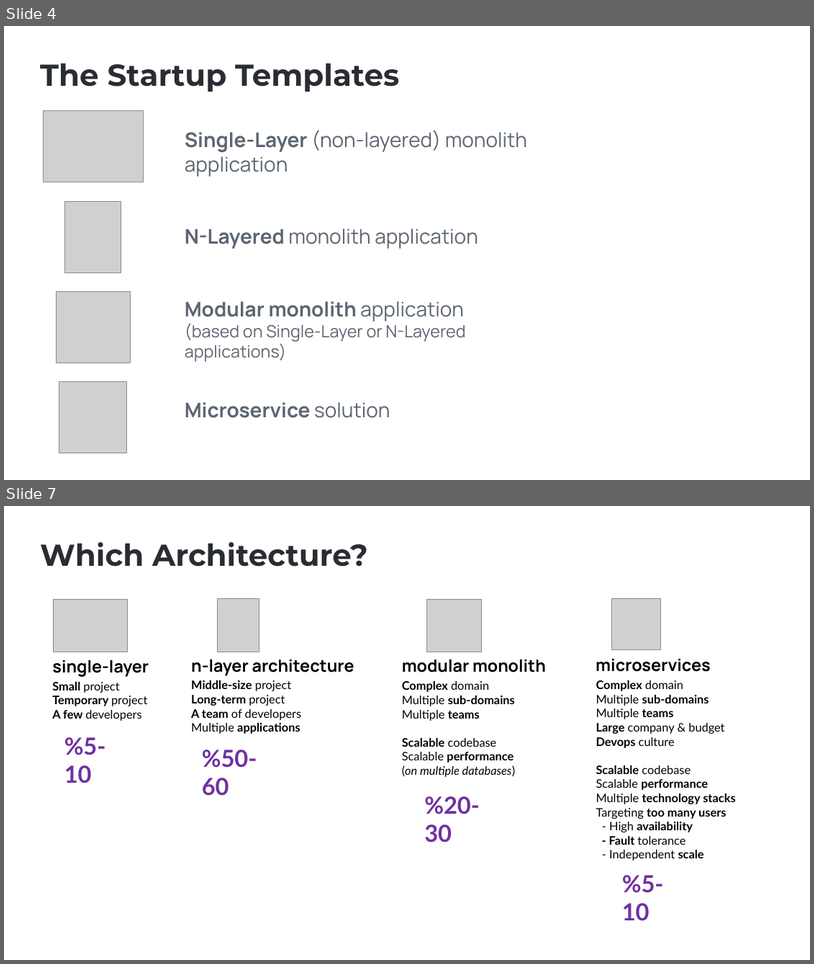
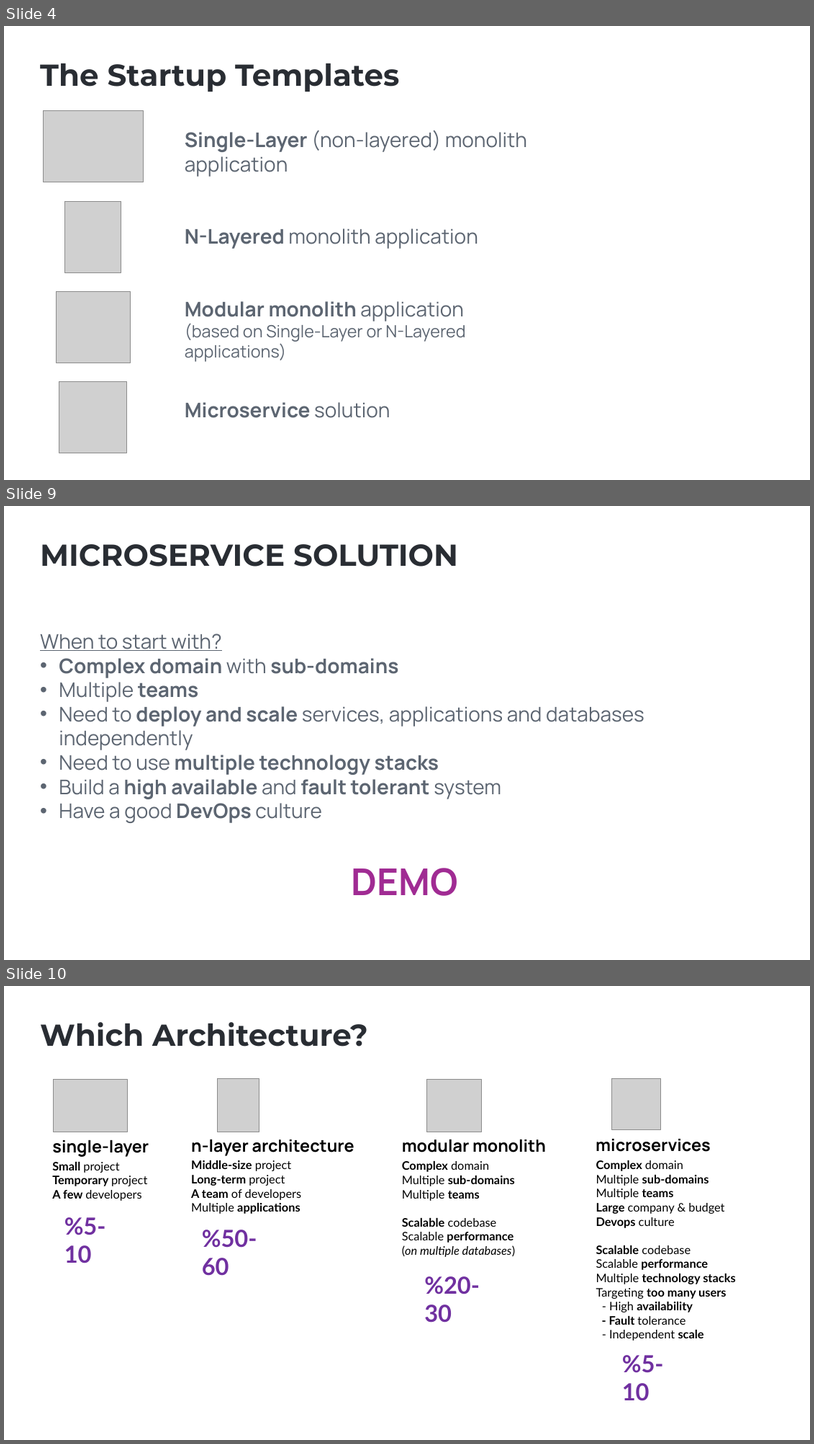
Before and after one commit to hikalkan/presentations, a slide deck: 2025-01-09 ABP Community Talks 2025.1/Which Architecture.pptx. Shown one above the other, each under a label of ours: slides 4 and 7 before the commit, slides 4, 9 and 10 after it; the slides between them are not shown. The pictures are 814x964 and 814x1444 pixels, drawn with LibreOffice and Linux fonts; fonts in the diff are those of the drawing; grey boxes stand for pictures; background and template pictures are left out. Boxes give left, top, right and bottom in pixels: in the first picture for what was removed or moved away, otherwise in the second. Text is boxed around its words. In the diff, an @@ line names an element or a change of style, - is before the commit and + after.

```diff
--- a/2025-01-09 ABP Community Talks 2025.1/Which Architecture.pptx
+++ b/2025-01-09 ABP Community Talks 2025.1/Which Architecture.pptx
@@ slide 9 added at (4,506,810,960), background picture (left out) @@
@@ text added at (40,544,458,566), 36 pt, text #292D33, bold @@
+MICROSERVICE SOLUTION
@@ text added at (40,633,645,823), 24 pt, text #5C6571 @@
+When to start with?
+• Complex domain with sub-domains
+• Multiple teams
+• Need to deploy and scale services, applications and databases independently
+• Need to use multiple technology stacks
+• Build a high available and fault tolerant system
+• Have a good DevOps culture
@@ text added at (352,867,458,896), 44 pt, text #A02B93, bold @@
+DEMO
@@ what was slide 7 is now slide 10 @@
```
Also in this commit, not shown: 1 slide changed, 6 other slides added.
